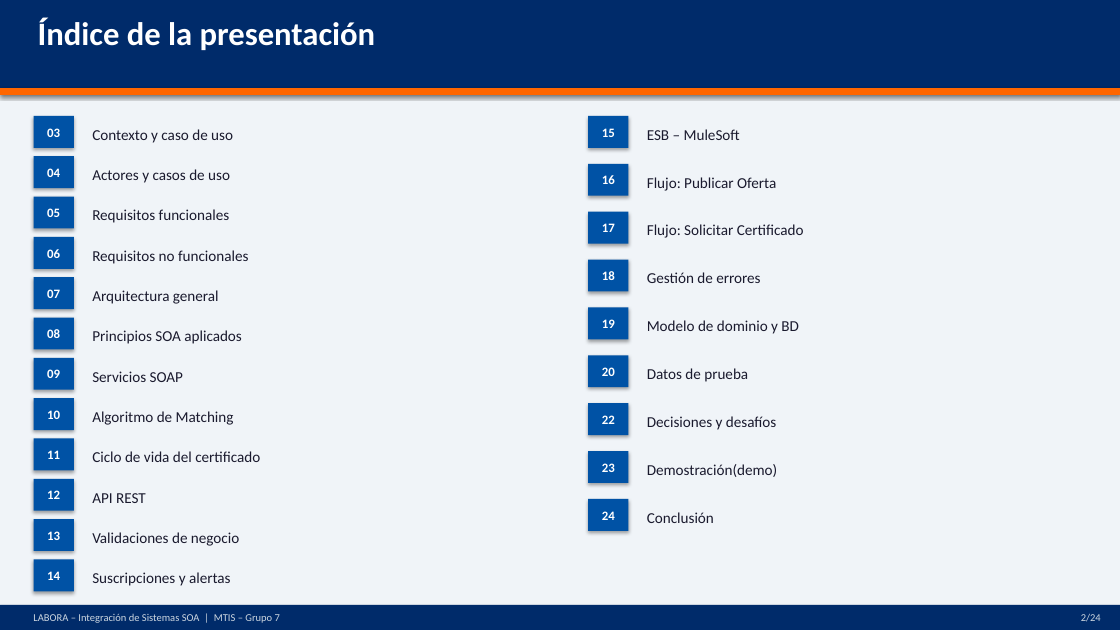
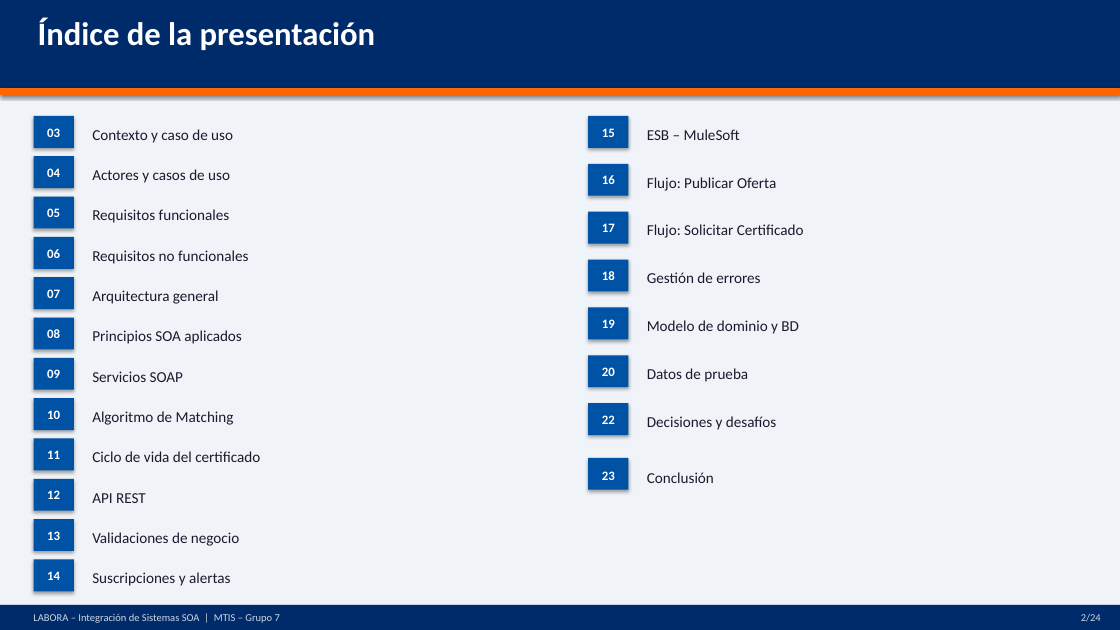
Before and after one commit to onewhitethreee/mtis_g7, a slide deck: slide 2 of doc/LABORA_Presentacion_SOA.pptx. Drawn at 1120x630 pixels with LibreOffice and Linux fonts; fonts in the diff are those of the drawing. Boxes give left, top, right and bottom in pixels: in the first picture for what was removed or moved away, otherwise in the second. Text is boxed around its words. In the diff, an @@ line names an element or a change of style, - is before the commit and + after.

```diff
--- a/doc/LABORA_Presentacion_SOA.pptx
+++ b/doc/LABORA_Presentacion_SOA.pptx
@@ rectangle: place and size @@
-rectangle at [588,499,628,531]
+rectangle at [588,458,628,490]
@@ text "23": place and size @@
-text "23" at [602,463,615,472]
+text "23" at [602,471,615,480]
@@ rectangle removed at [588,451,628,483] @@
@@ text "Conclusión": place and size @@
-text "Conclusión" at [647,512,714,523]
+text "Conclusión" at [647,472,714,483]
@@ text removed at [647,464,777,477] @@
-Demostración(demo)
@@ text removed at [602,511,615,520] @@
-24
```
Also in this commit, not shown: 1 slide removed.
